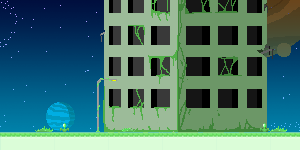
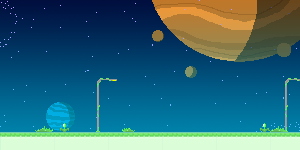
Before/after of a 300×150 layered artwork. What changed in the layer stack:
added layer "spontane lichtbron" (1st of 2) above "spontane lichtbron" over (285, 78, 300, 132)
hid "building" over (100, 0, 274, 133)
